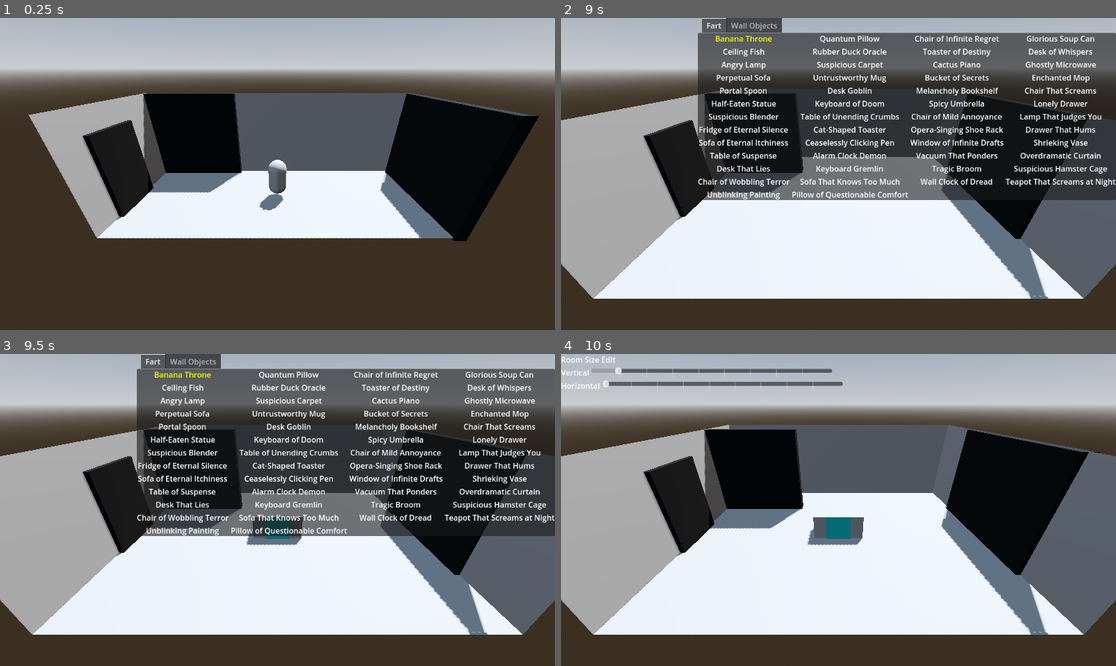
Above: before the commit, frames 1-4 (two rows, left to right).
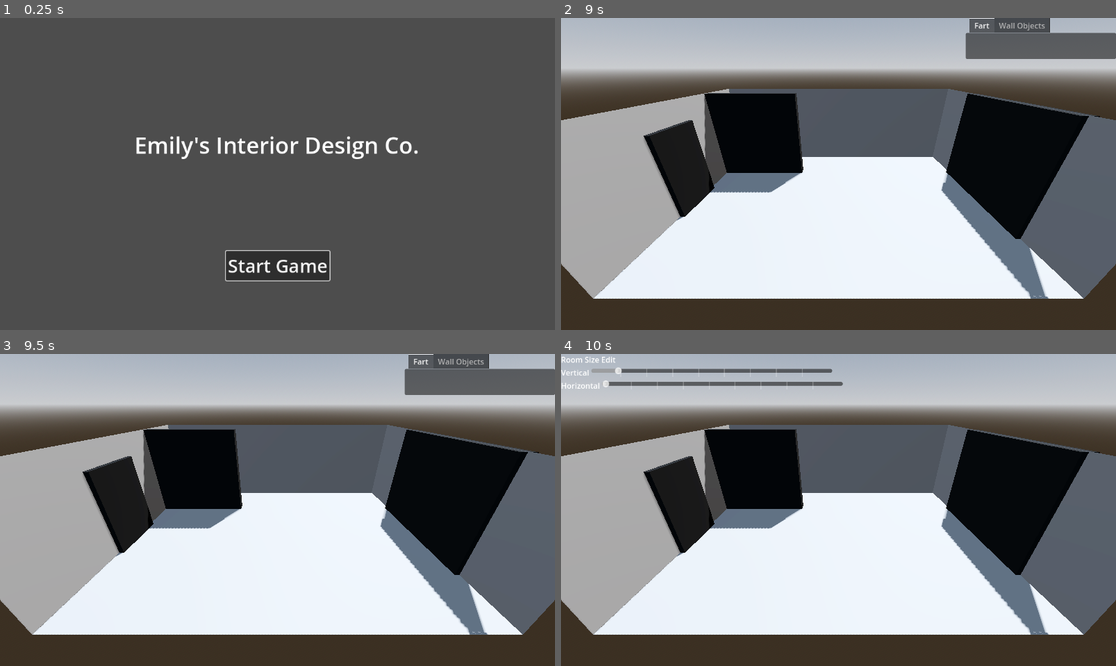
Above: after the commit, the same moments.

Repository: Pactace/Emilys-Suprise
Game: Godot game, scene res://Start and Pause Menus/Main Menu.tscn
Two runs of this game, one before a commit and one after it. Both use one fixed random seed, a clock stepped at 60 frames per second and the inputs below. Before the commit the project starts from res://Levels/Level Scenes/Floor 1/Entry Way.tscn.
Inputs (mouse positions are in pixels of both pictures, inside the frame that each line leads up to):
- Up to frame 1 (0.25 s): no input
- Up to frame 2 (9 s): click (838, 264) at 0.5 s, where only the run after the commit has a clickable "Start Game"; tap Enter at 1.25 s; hold Right (Pad Right) 1.28-2.03 s; hold [ (-) 1.28-2.03 s; tap Space (Accept) at 1.55, 2, 2.1, 3.05, 3.5, 4.25, 7.55, 8, 8.1, 8.75 s; hold S (Down) 2.03-2.78 s; tap [ (-) at 2.3, 3.6, 5.3, 6.8, 8.3 s; hold Right (Pad Right) 2.78-3.53 s; hold ] (+) 2.78-3.53 s; hold Up (Pad Up) 3.53-4.28 s; hold Space (Accept) 4.28-5.03 s; hold A (Left) 4.28-5.78 s; tap 1 (Camera Snap Left) at 5.1 s; hold S (Down) 5.78-6.53 s; hold Space (Accept) 5.78-6.53 s; tap 0 (Camera Snap Right) at 5.85 s; hold Right (Pad Right) 6.53-7.28 s; tap E (Edit Mode) at 6.6 s; hold Up (Pad Up) 7.28-8.03 s; hold [ (-) 7.28-8.03 s; hold Right (Pad Right) 8.03-8.78 s; hold S (Down) from 8.78 s (still down); hold ] (+) from 8.78 s (still down)
- Up to frame 3 (9.5 s): keep holding S (Down); keep holding ] (+); tap Space (Accept) at 9.05 s
- Up to frame 4 (10 s): release S (Down) at 9.53 s; release ] (+) at 9.53 s; hold A (Left) from 9.53 s (still down); tap [ (-) at 9.6 s

The runs differ from the first frame. In frame 1, 88% of the frame differs, in the area x 0-100%, y 0-100%; in frame 2, 30%; in frame 3, 31%; in frame 4, 0.8%.

Commit message:
Added UI and a package idea. Whiteboxing is officially done.

Diff:
--- /dev/null
+++ b/emily's-suprise-(ians-eyes-only)/Inventories/FloorInventory.gd
@@ -0,0 +1,4 @@
+extends Resource
+class_name FloorInventory
+
+@export var objects := {}
--- /dev/null
+++ b/emily's-suprise-(ians-eyes-only)/Inventories/FloorInventory.tres
@@ -0,0 +1,7 @@
+[gd_resource type="Resource" script_class="FloorInventory" load_steps=2 format=3 uid="uid://cfd7q6huh6g52"]
+
+[ext_resource type="Script" path="res://Inventories/FloorInventory.gd" id="1_dpl6x"]
+
+[resource]
+script = ExtResource("1_dpl6x")
+objects = {}
--- /dev/null
+++ b/emily's-suprise-(ians-eyes-only)/Inventories/MasterInventory.tres
@@ -0,0 +1,61 @@
+[gd_resource type="Resource" script_class="MasterInventory" load_steps=5 format=3 uid="uid://s3stjc66ixxb"]
+
+[ext_resource type="PackedScene" uid="uid://cb80x53jd37mj" path="res://Models/Large Object.tscn" id="1_a61ld"]
+[ext_resource type="Script" path="res://Inventories/MasterInventoryScript.gd" id="1_v54bo"]
+[ext_resource type="PackedScene" uid="uid://bndjddtlvjlra" path="res://Models/Medium Object.tscn" id="2_ry73k"]
+[ext_resource type="PackedScene" uid="uid://d3cln806dnetv" path="res://Models/Small Object.tscn" id="3_of0jc"]
+
+[resource]
+script = ExtResource("1_v54bo")
+master_inventory = {
+"Alarm Clock Demon": ExtResource("2_ry73k"),
+"Angry Lamp": ExtResource("3_of0jc"),
+"Banana Throne": ExtResource("1_a61ld"),
+"Bucket of Secrets": ExtResource("3_of0jc"),
+"Cactus Piano": ExtResource("2_ry73k"),
+"Cat-Shaped Toaster": ExtResource("3_of0jc"),
+"Ceaselessly Clicking Pen": ExtResource("1_a61ld"),
+"Ceiling Fish": ExtResource("2_ry73k"),
+"Chair That Screams": ExtResource("2_ry73k"),
+"Chair of Infinite Regret": ExtResource("3_of0jc"),
+"Chair of Mild Annoyance": ExtResource("3_of0jc"),
+"Chair of Wobbling Terror": ExtResource("3_of0jc"),
+"Desk Goblin": ExtResource("3_of0jc"),
+"Desk That Lies": ExtResource("2_ry73k"),
+"Desk of Whispers": ExtResource("2_ry73k"),
+"Drawer That Hums": ExtResource("2_ry73k"),
+"Enchanted Mop": ExtResource("1_a61ld"),
+"Fridge of Eternal Silence": ExtResource("2_ry73k"),
+"Ghostly Microwave": ExtResource("3_of0jc"),
+"Glorious Soup Can": ExtResource("1_a61ld"),
+"Half-Eaten Statue": ExtResource("3_of0jc"),
+"Keyboard Gremlin": ExtResource("3_of0jc"),
+"Keyboard of Doom": ExtResource("1_a61ld"),
+"Lamp That Judges You": ExtResource("1_a61ld"),
+"Lonely Drawer": ExtResource("3_of0jc"),
+"Melancholy Bookshelf": ExtResource("1_a61ld"),
+"Opera-Singing Shoe Rack": ExtResource("1_a61ld"),
+"Overdramatic Curtain": ExtResource("1_a61ld"),
+"Perpetual Sofa": ExtResource("1_a61ld"),
+"Pillow of Questionable Comfort": ExtResource("2_ry73k"),
+"Portal Spoon": ExtResource("2_ry73k"),
+"Quantum Pillow": ExtResource("2_ry73k"),
+"Rubber Duck Oracle": ExtResource("3_of0jc"),
+"Shrieking Vase": ExtResource("3_of0jc"),
+"Sofa That Knows Too Much": ExtResource("1_a61ld"),
+"Sofa of Eternal Itchiness": ExtResource("3_of0jc"),
+"Spicy Umbrella": ExtResource("2_ry73k"),
+"Suspicious Blender": ExtResource("1_a61ld"),
+"Suspicious Carpet": ExtResource("1_a61ld"),
+"Suspicious Hamster Cage": ExtResource("2_ry73k"),
+"Table of Suspense": ExtResource("1_a61ld"),
+"Table of Unending Crumbs": ExtResource("2_ry73k"),
+"Teapot That Screams at Night": ExtResource("3_of0jc"),
+"Toaster of Destiny": ExtResource("1_a61ld"),
+"Tragic Broom": ExtResource("1_a61ld"),
+"Unblinking Painting": ExtResource("1_a61ld"),
+"Untrustworthy Mug": ExtResource("2_ry73k"),
+"Vacuum That Ponders": ExtResource("3_of0jc"),
+"Wall Clock of Dread": ExtResource("2_ry73k"),
+"Window of Infinite Drafts": ExtResource("2_ry73k")
+}
--- /dev/null
+++ b/emily's-suprise-(ians-eyes-only)/Inventories/MasterInventoryScript.gd
@@ -0,0 +1,55 @@
+extends Resource
+class_name MasterInventory
+
+@export var objects := {
+	"Banana Throne": preload("res://Models/Large Object.tscn"),
+	"Quantum Pillow": preload("res://Models/Medium Object.tscn"),
+	"Chair of Infinite Regret": preload("res://Models/Small Object.tscn"),
+	"Glorious Soup Can": preload("res://Models/Large Object.tscn"),
+	"Ceiling Fish": preload("res://Models/Medium Object.tscn"),
+	"Rubber Duck Oracle": preload("res://Models/Small Object.tscn"),
+	"Toaster of Destiny": preload("res://Models/Large Object.tscn"),
+	"Desk of Whispers": preload("res://Models/Medium Object.tscn"),
+	"Angry Lamp": preload("res://Models/Small Object.tscn"),
+	"Suspicious Carpet": preload("res://Models/Large Object.tscn"),
+	"Cactus Piano": preload("res://Models/Medium Object.tscn"),
+	"Ghostly Microwave": preload("res://Models/Small Object.tscn"),
+	"Perpetual Sofa": preload("res://Models/Large Object.tscn"),
+	"Untrustworthy Mug": preload("res://Models/Medium Object.tscn"),
+	"Bucket of Secrets": preload("res://Models/Small Object.tscn"),
+	"Enchanted Mop": preload("res://Models/Large Object.tscn"),
+	"Portal Spoon": preload("res://Models/Medium Object.tscn"),
+	"Desk Goblin": preload("res://Models/Small Object.tscn"),
+	"Melancholy Bookshelf": preload("res://Models/Large Object.tscn"),
+	"Chair That Screams": preload("res://Models/Medium Object.tscn"),
+	"Half-Eaten Statue": preload("res://Models/Small Object.tscn"),
+	"Keyboard of Doom": preload("res://Models/Large Object.tscn"),
+	"Spicy Umbrella": preload("res://Models/Medium Object.tscn"),
+	"Lonely Drawer": preload("res://Models/Small Object.tscn"),
+	"Suspicious Blender": preload("res://Models/Large Object.tscn"),
+	"Table of Unending Crumbs": preload("res://Models/Medium Object.tscn"),
+	"Chair of Mild Annoyance": preload("res://Models/Small Object.tscn"),
+	"Lamp That Judges You": preload("res://Models/Large Object.tscn"),
+	"Fridge of Eternal Silence": preload("res://Models/Medium Object.tscn"),
+	"Cat-Shaped Toaster": preload("res://Models/Small Object.tscn"),
+	"Opera-Singing Shoe Rack": preload("res://Models/Large Object.tscn"),
+	"Drawer That Hums": preload("res://Models/Medium Object.tscn"),
+	"Sofa of Eternal Itchiness": preload("res://Models/Small Object.tscn"),
+	"Ceaselessly Clicking Pen": preload("res://Models/Large Object.tscn"),
+	"Window of Infinite Drafts": preload("res://Models/Medium Object.tscn"),
+	"Shrieking Vase": preload("res://Models/Small Object.tscn"),
+	"Table of Suspense": preload("res://Models/Large Object.tscn"),
+	"Alarm Clock Demon": preload("res://Models/Medium Object.tscn"),
+	"Vacuum That Ponders": preload("res://Models/Small Object.tscn"),
+	"Overdramatic Curtain": preload("res://Models/Large Object.tscn"),
+	"Desk That Lies": preload("res://Models/Medium Object.tscn"),
+	"Keyboard Gremlin": preload("res://Models/Small Object.tscn"),
+	"Tragic Broom": preload("res://Models/Large Object.tscn"),
+	"Suspicious Hamster Cage": preload("res://Models/Medium Object.tscn"),
+	"Chair of Wobbling Terror": preload("res://Models/Small Object.tscn"),
+	"Sofa That Knows Too Much": preload("res://Models/Large Object.tscn"),
+	"Wall Clock of Dread": preload("res://Models/Medium Object.tscn"),
+	"Teapot That Screams at Night": preload("res://Models/Small Object.tscn"),
+	"Unblinking Painting": preload("res://Models/Large Object.tscn"),
+	"Pillow of Questionable Comfort": preload("res://Models/Medium Object.tscn"),
+}
--- /dev/null
+++ b/emily's-suprise-(ians-eyes-only)/Inventories/Package.tscn
@@ -0,0 +1,33 @@
+[gd_scene load_steps=7 format=3 uid="uid://chi74ew4vmi1s"]
+
+[ext_resource type="Script" path="res://Inventories/package.gd" id="1_l8sp0"]
+[ext_resource type="Resource" uid="uid://cfd7q6huh6g52" path="res://Inventories/FloorInventory.tres" id="2_hjnxw"]
+[ext_resource type="Resource" uid="uid://s3stjc66ixxb" path="res://Inventories/MasterInventory.tres" id="3_6u3od"]
+
+[sub_resource type="BoxMesh" id="BoxMesh_vpwgx"]
+
+[sub_resource type="StandardMaterial3D" id="StandardMaterial3D_hjnxw"]
+albedo_color = Color(1, 0, 0, 1)
+
+[sub_resource type="BoxShape3D" id="BoxShape3D_l8sp0"]
+size = Vector3(2, 2, 2)
+
+[node name="Package" type="Node3D"]
+script = ExtResource("1_l8sp0")
+changing_inventory = ExtResource("2_hjnxw")
+new_items = ExtResource("3_6u3od")
+
+[node name="MeshInstance3D" type="MeshInstance3D" parent="."]
+transform = Transform3D(1, 0, 0, 0, 1, 0, 0, 0, 1, 0, 0.651759, 0)
+mesh = SubResource("BoxMesh_vpwgx")
+surface_material_override/0 = SubResource("StandardMaterial3D_hjnxw")
+
+[node name="CheckOpen" type="Area3D" parent="."]
+transform = Transform3D(1, 0, 0, 0, 1, 0, 0, 0, 1, 0, 0.781465, 0)
+
+[node name="CollisionShape3D" type="CollisionShape3D" parent="CheckOpen"]
+transform = Transform3D(1, 0, 0, 0, 1, 0, 0, 0, 1, 0, 0.475242, 0)
+shape = SubResource("BoxShape3D_l8sp0")
+
+[connection signal="body_entered" from="CheckOpen" to="." method="_on_check_open_body_entered"]
+[connection signal="body_exited" from="CheckOpen" to="." method="_on_check_open_body_exited"]
--- /dev/null
+++ b/emily's-suprise-(ians-eyes-only)/Inventories/package.gd
@@ -0,0 +1,20 @@
+extends Node3D
+
+var emily_entered = false
+var package_opened = false
+@export var changing_inventory: Resource
+@export var new_items: Resource
+
+func _on_check_open_body_entered(body: Node3D) -> void:
+	emily_entered = true
+
+
+func _on_check_open_body_exited(body: Node3D) -> void:
+	emily_entered = false
+
+func _unhandled_input(event: InputEvent) -> void:
+	if event.is_action_pressed("Accept") and emily_entered and !package_opened:
+		package_opened = true
+		for key in new_items.objects:
+			changing_inventory.objects[key] = new_items.objects[key]
+			print(changing_inventory.objects)
--- a/emily's-suprise-(ians-eyes-only)/Levels/Components/Room.tscn
+++ b/emily's-suprise-(ians-eyes-only)/Levels/Components/Room.tscn
@@ -54,7 +54,7 @@
 shape = SubResource("BoxShape3D_xfj0o")
 
 [node name="Front Wall" type="MeshInstance3D" parent="."]
-transform = Transform3D(16, 1.20797e-06, -1.50996e-07, -2.41593e-06, 8, 2.2023e-20, -2.41593e-06, -1.82397e-13, -1, 0, 4, 8)
+transform = Transform3D(16, 1.20797e-06, -1.50996e-07, -2.41593e-06, 8, 2.72973e-19, -2.41593e-06, -1.82395e-13, -1, 0, 4, 8)
 mesh = SubResource("QuadMesh_oqiun")
 skeleton = NodePath("../..")
 
--- a/emily's-suprise-(ians-eyes-only)/Levels/Test_Level_2.tscn
+++ b/emily's-suprise-(ians-eyes-only)/Levels/Test_Level_2.tscn
@@ -1,9 +1,10 @@
-[gd_scene load_steps=10 format=3 uid="uid://dwpmaxxdv730r"]
+[gd_scene load_steps=11 format=3 uid="uid://dwpmaxxdv730r"]
 
 [ext_resource type="PackedScene" uid="uid://dt6j24qhea4jy" path="res://Levels/Components/Room.tscn" id="1_va61b"]
 [ext_resource type="Script" path="res://Levels/character_body_3d.gd" id="2_gx12d"]
 [ext_resource type="Script" path="res://Levels/camera_controller.gd" id="3_2b52x"]
 [ext_resource type="PackedScene" uid="uid://blqcb0l0orvyd" path="res://UI_Overlay/ui_overlay.tscn" id="4_axehl"]
+[ext_resource type="PackedScene" uid="uid://chi74ew4vmi1s" path="res://Inventories/Package.tscn" id="5_gx12d"]
 
 [sub_resource type="ProceduralSkyMaterial" id="ProceduralSkyMaterial_s5mk4"]
 sky_horizon_color = Color(0.662243, 0.671743, 0.686743, 1)
@@ -55,3 +56,6 @@
 [node name="UiOverlay" parent="." node_paths=PackedStringArray("camera", "room") instance=ExtResource("4_axehl")]
 camera = NodePath("../Camera")
 room = NodePath("../Room")
+
+[node name="Package" parent="." instance=ExtResource("5_gx12d")]
+transform = Transform3D(1.61001, 0, 0, 0, 1.61001, 0, 0, 0, 1.61001, 5.38139, 0.0651696, -5.18095)
--- /dev/null
+++ b/emily's-suprise-(ians-eyes-only)/Start and Pause Menus/Main Menu.tscn
@@ -0,0 +1,50 @@
+[gd_scene load_steps=2 format=3 uid="uid://dx0i0cx56qhwu"]
+
+[ext_resource type="Script" path="res://Start and Pause Menus/StartGameButton.gd" id="1_ds28e"]
+
+[node name="MainMenu" type="Control"]
+layout_mode = 3
+anchors_preset = 15
+anchor_right = 1.0
+anchor_bottom = 1.0
+grow_horizontal = 2
+grow_vertical = 2
+size_flags_horizontal = 3
+size_flags_vertical = 3
+
+[node name="TitleCard" type="Label" parent="."]
+layout_mode = 1
+anchors_preset = 8
+anchor_left = 0.5
+anchor_top = 0.5
+anchor_right = 0.5
+anchor_bottom = 0.5
+offset_left = -297.0
+offset_top = -93.0
+offset_right = 294.0
+offset_bottom = -28.0
+grow_horizontal = 2
+grow_vertical = 2
+theme_override_font_sizes/font_size = 47
+text = "Emily's Interior Design Co."
+metadata/_edit_use_anchors_ = true
+
+[node name="Button" type="Button" parent="."]
+layout_mode = 1
+anchors_preset = 7
+anchor_left = 0.5
+anchor_top = 1.0
+anchor_right = 0.5
+anchor_bottom = 1.0
+offset_left = -107.0
+offset_top = -164.0
+offset_right = 108.0
+offset_bottom = -103.0
+grow_horizontal = 2
+grow_vertical = 0
+theme_override_font_sizes/font_size = 38
+text = "Start Game"
+script = ExtResource("1_ds28e")
+metadata/_edit_use_anchors_ = true
+
+[connection signal="pressed" from="Button" to="Button" method="_on_pressed"]
--- /dev/null
+++ b/emily's-suprise-(ians-eyes-only)/Start and Pause Menus/Pause Menu.tscn
@@ -0,0 +1,70 @@
+[gd_scene load_steps=2 format=3 uid="uid://cmhrippa8kiqe"]
+
+[ext_resource type="Script" path="res://Start and Pause Menus/PauseMenu.gd" id="1_nraca"]
+
+[node name="Pause Menu" type="Control"]
+process_mode = 3
+visible = false
+layout_mode = 3
+anchors_preset = 15
+anchor_right = 1.0
+anchor_bottom = 1.0
+grow_horizontal = 2
+grow_vertical = 2
+size_flags_horizontal = 3
+size_flags_vertical = 3
+script = ExtResource("1_nraca")
+
+[node name="TitleCard" type="Label" parent="."]
+layout_mode = 1
+anchors_preset = 8
+anchor_left = 0.5
+anchor_top = 0.5
+anchor_right = 0.5
+anchor_bottom = 0.5
+offset_left = -297.0
+offset_top = -93.0
+offset_right = 294.0
+offset_bottom = -28.0
+grow_horizontal = 2
+grow_vertical = 2
+theme_override_font_sizes/font_size = 47
+text = "Paused"
+horizontal_alignment = 1
+metadata/_edit_use_anchors_ = true
+
+[node name="Back to Game" type="Button" parent="."]
+layout_mode = 1
+anchors_preset = -1
+anchor_left = 0.480035
+anchor_top = 0.949074
+anchor_right = 0.519965
+anchor_bottom = 0.949074
+offset_left = -107.0
+offset_top = -164.0
+offset_right = 108.0
+offset_bottom = -103.0
+grow_horizontal = 2
+grow_vertical = 0
+theme_override_font_sizes/font_size = 38
+text = "Back to Game"
+metadata/_edit_use_anchors_ = true
+
+[node name="Quit" type="Button" parent="."]
+layout_mode = 1
+anchors_preset = 8
+anchor_left = 0.5
+anchor_top = 0.5
+anchor_right = 0.5
+anchor_bottom = 0.5
+offset_left = -107.0
+offset_top = 219.0
+offset_right = 108.0
+offset_bottom = 280.0
+grow_horizontal = 2
+grow_vertical = 2
+theme_override_font_sizes/font_size = 35
+text = "Quit"
+
+[connection signal="pressed" from="Back to Game" to="." method="_on_back_to_game_pressed"]
+[connection signal="pressed" from="Quit" to="." method="_on_quit_pressed"]
--- /dev/null
+++ b/emily's-suprise-(ians-eyes-only)/Start and Pause Menus/PauseMenu.gd
@@ -0,0 +1,19 @@
+extends Control
+
+@onready var back_to_game_button = $"Back to Game"
+
+func _unhandled_input(event: InputEvent) -> void:
+	if event.is_action_pressed("Pause"):
+		get_tree().paused = !get_tree().paused
+		visible = !visible
+		if visible:
+			back_to_game_button.grab_focus()
+
+func _on_back_to_game_pressed() -> void:
+	get_tree().paused = false
+	visible = false
+
+
+func _on_quit_pressed() -> void:
+		get_tree().paused = false
+		get_tree().change_scene_to_file("res://Start and Pause Menus/Main Menu.tscn")
--- /dev/null
+++ b/emily's-suprise-(ians-eyes-only)/Start and Pause Menus/StartGameButton.gd
@@ -0,0 +1,8 @@
+extends Button
+
+
+func _ready() -> void:
+	grab_focus()
+
+func _on_pressed() -> void:
+	get_tree().change_scene_to_file("res://Levels/Level Scenes/Floor 1/Entry Way.tscn")
--- a/emily's-suprise-(ians-eyes-only)/UI_Overlay/Components/Tab Select.tscn
+++ b/emily's-suprise-(ians-eyes-only)/UI_Overlay/Components/Tab Select.tscn
@@ -1,7 +1,8 @@
-[gd_scene load_steps=3 format=3 uid="uid://kfopx43ychj1"]
+[gd_scene load_steps=4 format=3 uid="uid://kfopx43ychj1"]
 
 [ext_resource type="Script" path="res://UI_Overlay/Scripts/tab_select.gd" id="1_6vvw0"]
 [ext_resource type="PackedScene" uid="uid://d1kinq37vuc3m" path="res://UI_Overlay/Components/Object Select.tscn" id="2_f6myi"]
+[ext_resource type="Resource" uid="uid://cfd7q6huh6g52" path="res://Inventories/FloorInventory.tres" id="3_yamwj"]
 
 [node name="TabContainer" type="TabContainer"]
 visible = false
@@ -18,6 +19,7 @@
 
 [node name="ObjectSelect" parent="." instance=ExtResource("2_f6myi")]
 layout_mode = 2
+inventory = ExtResource("3_yamwj")
 metadata/_tab_index = 0
 
 [node name="ObjectSelect2" parent="." instance=ExtResource("2_f6myi")]
@@ -28,3 +30,4 @@
 
 [connection signal="is_wall_change" from="." to="ObjectSelect" method="_on_tab_container_is_wall_change"]
 [connection signal="is_wall_change" from="." to="ObjectSelect2" method="_on_tab_container_is_wall_change"]
+[connection signal="visibility_changed" from="ObjectSelect" to="ObjectSelect" method="_on_visibility_changed"]
--- a/emily's-suprise-(ians-eyes-only)/UI_Overlay/Scripts/object_select.gd
+++ b/emily's-suprise-(ians-eyes-only)/UI_Overlay/Scripts/object_select.gd
@@ -2,71 +2,22 @@
 
 @export var tab_name: String = ""
 @export var nav_delay: float = 0.2  # seconds between moves
+@export var inventory: Resource   # assign .tres in Inspector
 var is_wall: bool = false
 
 var selected_object: Control = null
 var selected_row: int = 0
 var selected_col: int = 0
 var can_navigate: bool = true
-
-# Example dictionary of objects (could also be preloaded PackedScenes)
-var object_dict := {
-	"Banana Throne": preload("res://Models/Large Object.tscn"),
-	"Quantum Pillow": preload("res://Models/Medium Object.tscn"),
-	"Chair of Infinite Regret": preload("res://Models/Small Object.tscn"),
-	"Glorious Soup Can": preload("res://Models/Large Object.tscn"),
-	"Ceiling Fish": preload("res://Models/Medium Object.tscn"),
-	"Rubber Duck Oracle": preload("res://Models/Small Object.tscn"),
-	"Toaster of Destiny": preload("res://Models/Large Object.tscn"),
-	"Desk of Whispers": preload("res://Models/Medium Object.tscn"),
-	"Angry Lamp": preload("res://Models/Small Object.tscn"),
-	"Suspicious Carpet": preload("res://Models/Large Object.tscn"),
-	"Cactus Piano": preload("res://Models/Medium Object.tscn"),
-	"Ghostly Microwave": preload("res://Models/Small Object.tscn"),
-	"Perpetual Sofa": preload("res://Models/Large Object.tscn"),
-	"Untrustworthy Mug": preload("res://Models/Medium Object.tscn"),
-	"Bucket of Secrets": preload("res://Models/Small Object.tscn"),
-	"Enchanted Mop": preload("res://Models/Large Object.tscn"),
-	"Portal Spoon": preload("res://Models/Medium Object.tscn"),
-	"Desk Goblin": preload("res://Models/Small Object.tscn"),
-	"Melancholy Bookshelf": preload("res://Models/Large Object.tscn"),
-	"Chair That Screams": preload("res://Models/Medium Object.tscn"),
-	"Half-Eaten Statue": preload("res://Models/Small Object.tscn"),
-	"Keyboard of Doom": preload("res://Models/Large Object.tscn"),
-	"Spicy Umbrella": preload("res://Models/Medium Object.tscn"),
-	"Lonely Drawer": preload("res://Models/Small Object.tscn"),
-	"Suspicious Blender": preload("res://Models/Large Object.tscn"),
-	"Table of Unending Crumbs": preload("res://Models/Medium Object.tscn"),
-	"Chair of Mild Annoyance": preload("res://Models/Small Object.tscn"),
-	"Lamp That Judges You": preload("res://Models/Large Object.tscn"),
-	"Fridge of Eternal Silence": preload("res://Models/Medium Object.tscn"),
-	"Cat-Shaped Toaster": preload("res://Models/Small Object.tscn"),
-	"Opera-Singing Shoe Rack": preload("res://Models/Large Object.tscn"),
-	"Drawer That Hums": preload("res://Models/Medium Object.tscn"),
-	"Sofa of Eternal Itchiness": preload("res://Models/Small Object.tscn"),
-	"Ceaselessly Clicking Pen": preload("res://Models/Large Object.tscn"),
-	"Window of Infinite Drafts": preload("res://Models/Medium Object.tscn"),
-	"Shrieking Vase": preload("res://Models/Small Object.tscn"),
-	"Table of Suspense": preload("res://Models/Large Object.tscn"),
-	"Alarm Clock Demon": preload("res://Models/Medium Object.tscn"),
-	"Vacuum That Ponders": preload("res://Models/Small Object.tscn"),
-	"Overdramatic Curtain": preload("res://Models/Large Object.tscn"),
-	"Desk That Lies": preload("res://Models/Medium Object.tscn"),
-	"Keyboard Gremlin": preload("res://Models/Small Object.tscn"),
-	"Tragic Broom": preload("res://Models/Large Object.tscn"),
-	"Suspicious Hamster Cage": preload("res://Models/Medium Object.tscn"),
-	"Chair of Wobbling Terror": preload("res://Models/Small Object.tscn"),
-	"Sofa That Knows Too Much": preload("res://Models/Large Object.tscn"),
-	"Wall Clock of Dread": preload("res://Models/Medium Object.tscn"),
-	"Teapot That Screams at Night": preload("res://Models/Small Object.tscn"),
-	"Unblinking Painting": preload("res://Models/Large Object.tscn"),
-	"Pillow of Questionable Comfort": preload("res://Models/Medium Object.tscn"),
-}
-
+var object_dict: Dictionary = {}   # local copy of the inventory
 
 func _ready() -> void:
 	name = tab_name
-	load_objects(object_dict)
+
+	# Load from the resource
+	if inventory:
+		object_dict = inventory.objects
+		load_objects(object_dict)
 
 	# Initialize selection if we have children
 	var grid = get_children_grid()
@@ -165,6 +116,13 @@
 
 		add_child(new_item)
 
+
 #here we are changing this is_wall state
 func _on_tab_container_is_wall_change(state: bool) -> void:
 	is_wall = state
+
+
+func _on_visibility_changed() -> void:
+	if inventory:
+		object_dict = inventory.objects
+		load_objects(object_dict)
--- a/emily's-suprise-(ians-eyes-only)/project.godot
+++ b/emily's-suprise-(ians-eyes-only)/project.godot
@@ -11,11 +11,19 @@
 [application]
 
 config/name="Emily's Suprise (Ians Eyes Only)"
-run/main_scene="res://Levels/Level Scenes/Floor 1/Entry Way.tscn"
+run/main_scene="res://Start and Pause Menus/Main Menu.tscn"
 config/features=PackedStringArray("4.4", "Forward Plus")
 
 [input]
 
+ui_accept={
+"deadzone": 0.5,
+"events": [Object(InputEventKey,"resource_local_to_scene":false,"resource_name":"","device":0,"window_id":0,"alt_pressed":false,"shift_pressed":false,"ctrl_pressed":false,"meta_pressed":false,"pressed":false,"keycode":4194309,"physical_keycode":0,"key_label":0,"unicode":0,"location":0,"echo":false,"script":null)
+, Object(InputEventKey,"resource_local_to_scene":false,"resource_name":"","device":0,"window_id":0,"alt_pressed":false,"shift_pressed":false,"ctrl_pressed":false,"meta_pressed":false,"pressed":false,"keycode":4194310,"physical_keycode":0,"key_label":0,"unicode":0,"location":0,"echo":false,"script":null)
+, Object(InputEventKey,"resource_local_to_scene":false,"resource_name":"","device":0,"window_id":0,"alt_pressed":false,"shift_pressed":false,"ctrl_pressed":false,"meta_pressed":false,"pressed":false,"keycode":32,"physical_keycode":0,"key_label":0,"unicode":32,"location":0,"echo":false,"script":null)
+, Object(InputEventJoypadButton,"resource_local_to_scene":false,"resource_name":"","device":-3,"button_index":0,"pressure":0.0,"pressed":true,"script":null)
+]
+}
 "Camera Snap Left"={
 "deadzone": 0.2,
 "events": [Object(InputEventKey,"resource_local_to_scene":false,"resource_name":"","device":-3,"window_id":0,"alt_press …(191 unchanged characters)…
@@ -117,3 +125,8 @@
 , Object(InputEventKey,"resource_local_to_scene":false,"resource_name":"","device":-3,"window_id":0,"alt_pressed":false …(186 unchanged characters)…
 ]
 }
+Pause={
+"deadzone": 0.2,
+"events": [Object(InputEventJoypadButton,"resource_local_to_scene":false,"resource_name":"","device":-3,"button_index":5,"pressure":0.0,"pressed":true,"script":null)
+]
+}
Not shown, added: emily's-suprise-(ians-eyes-only)/Levels/door.gd.uid
Not shown, added: emily's-suprise-(ians-eyes-only)/Levels/room.gd.uid
Not shown, added: emily's-suprise-(ians-eyes-only)/Models/object_script.gd.uid
Not shown, added: emily's-suprise-(ians-eyes-only)/Start and Pause Menus/StartGameButton.gd.uid
Not shown, added: emily's-suprise-(ians-eyes-only)/UI_Overlay/Scripts/object_select.gd.uid
Not shown, added: emily's-suprise-(ians-eyes-only)/UI_Overlay/Scripts/place_objects.gd.uid
Not shown, added: emily's-suprise-(ians-eyes-only)/UI_Overlay/Scripts/room_resize.gd.uid
Not shown, added: emily's-suprise-(ians-eyes-only)/UI_Overlay/Scripts/tab_select.gd.uid
